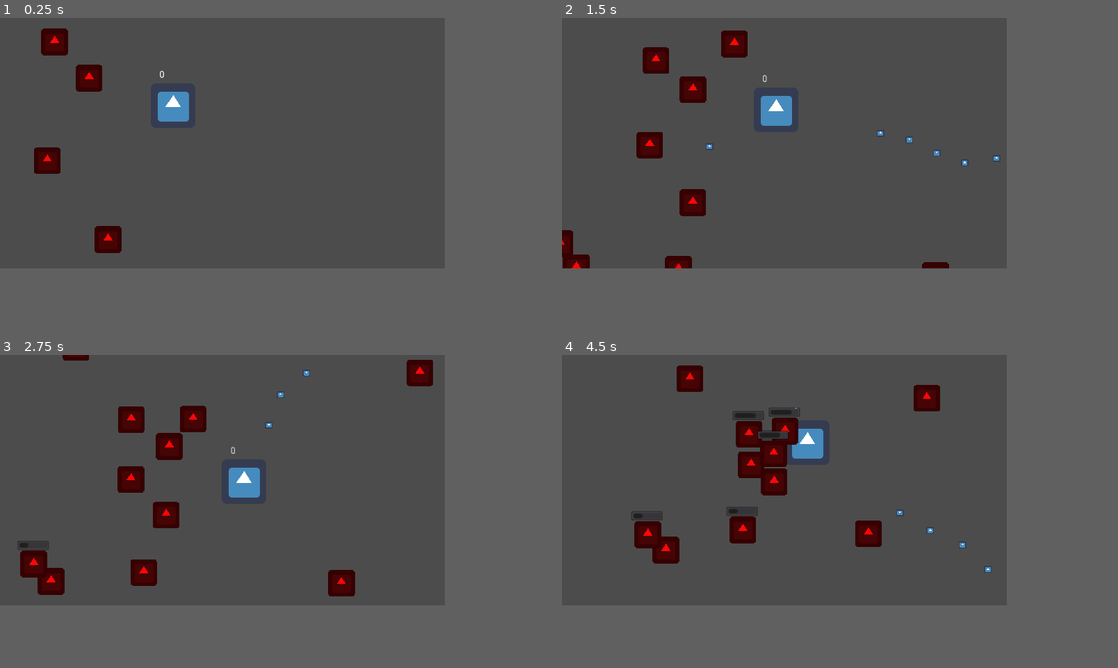
Above: before the commit, frames 1-4 (two rows, left to right).
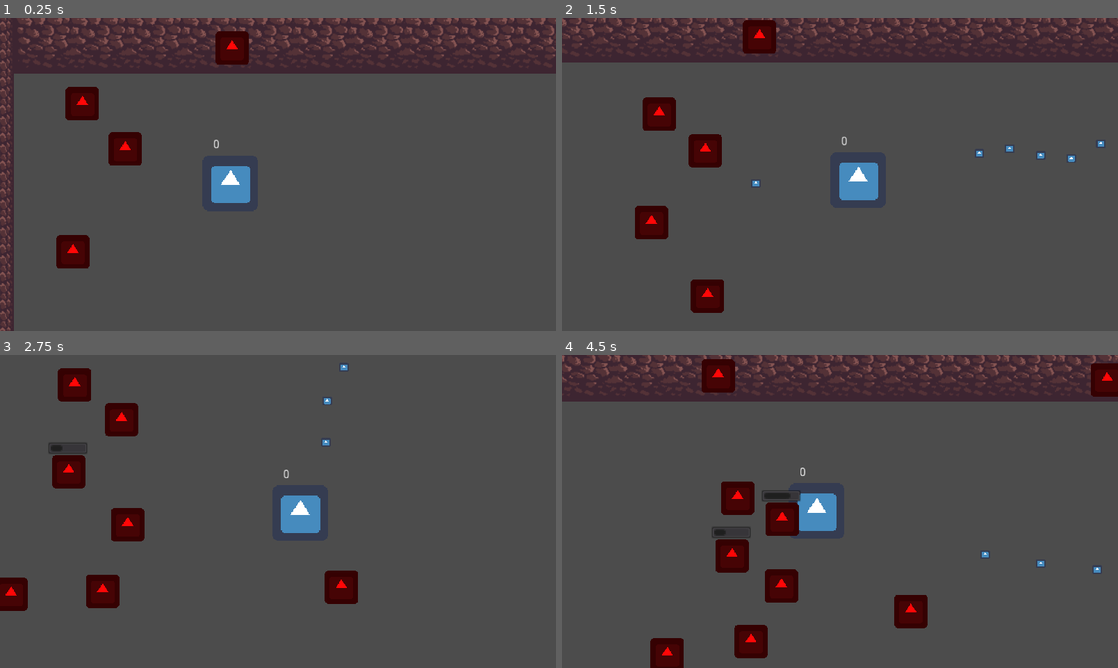
Above: after the commit, the same moments.

Repository: diegoteran/LudumDare52
Game: Godot game, scene res://world/world.tscn
Same seed, same stepped clock (60 frames per second), same inputs: the game is played once before the commit and once after it. Before the commit the project starts from res://world.tscn. The engine's default icon, where the game draws it, is replaced by a stand-in: a white triangle on a blue panel in a dark square.
Inputs (mouse positions are in pixels of both pictures, inside the frame that each line leads up to):
- Up to frame 1 (0.25 s): no input
- Up to frame 2 (1.5 s): move the mouse to (884, 130) at 0.52 s; press the mouse at (884, 130) at 0.53 s; hold D (move_right) 0.53-1.28 s; move the mouse to (695, 155) at 1.27 s; release the mouse at (695, 155) at 1.28 s; hold S (move_down) from 1.28 s (still down); click (695, 155) at 1.35 s
- Up to frame 3 (2.75 s): move the mouse to (266, 423) at 2.02 s; release S (move_down) at 2.03 s; press the mouse at (266, 423) at 2.03 s; hold D (move_right) from 2.03 s (still down)
- Up to frame 4 (4.5 s): move the mouse to (762, 530) at 2.77 s; release D (move_right) at 2.78 s; release the mouse at (762, 530) at 2.78 s; hold W (move_up) 2.78-3.53 s; click (762, 530) at 2.85 s; move the mouse to (917, 517) at 3.52 s; press the mouse at (917, 517) at 3.53 s; hold A (move_left) from 3.53 s (still down); move the mouse to (650, 442) at 4.27 s; release the mouse at (650, 442) at 4.28 s; click (650, 442) at 4.35 s
The window is 640x360 before the commit and 800x450 after it. Grey fills any space a smaller window leaves; there, only what the larger window draws over its background counts as a difference.

The runs differ from the first frame. In frame 1, 23% of the frame differs, in the area x 0-100%, y 0-100%; in frame 2, 20%; in frame 3, 8.8%; in frame 4, 24%.

Commit message:
Add assets and camera

Diff:
--- a/New folder/player/Player.gd
+++ b/New folder/player/Player.gd
@@ -1,9 +1,9 @@
 extends KinematicBody2D
 
-export var ACCELERATION = 400
-export var MAX_SPEED = 75
+export var ACCELERATION = 600
+export var MAX_SPEED = 150
 export var ROLL_SPEED = 130
-export var FRICTION = 1000
+export var FRICTION = 4000
 export var ATTACK_SPEED = 15
 
 enum {
@@ -22,10 +22,14 @@
 # Called when the node enters the scene tree for the first time.
 func _ready():
 	Globals.set_player(self)
+	var remoteTransform = RemoteTransform2D.new()
+	print(get_parent().get_node("Camera2D").get_path())
+	remoteTransform.set_remote_node(get_parent().get_node("Camera2D").get_path())
+	add_child(remoteTransform)
 
 func _physics_process(delta):
 	if Globals.paused:
-		return;
+		return
 	debug.text = str(state)
 
 	match(state):
@@ -42,9 +46,9 @@
 	if Input.is_action_pressed("attack"):
 		var direction = (get_global_mouse_position() - global_position).normalized()
 		if Input.is_action_just_pressed("attack"):
-			$Weapon.shoot(direction);
+			$Weapon.shoot(direction)
 		else:
-			$Weapon.auto_shoot(direction);
+			$Weapon.auto_shoot(direction)
 
 	if Input.is_action_pressed("debug"):
 		Globals.open_upgrade_menu_with_upgrades(0,1)
--- a/New folder/project.godot
+++ b/New folder/project.godot
@@ -11,7 +11,7 @@
 [application]
 
 config/name="Organ Harvest"
-run/main_scene="res://world.tscn"
+run/main_scene="res://world/world.tscn"
 config/icon="res://icon.png"
 
 [autoload]
@@ -24,6 +24,8 @@
 
 window/size/width=640
 window/size/height=360
+window/size/test_width=1280
+window/size/test_height=720
 window/stretch/mode="2d"
 window/stretch/aspect="keep"
 
--- /dev/null
+++ b/New folder/world/world.gd
@@ -0,0 +1,7 @@
+extends Node2D
+
+onready var camera = $Camera2D
+
+# Called when the node enters the scene tree for the first time.
+func _ready():
+	pass
--- /dev/null
+++ b/New folder/world/world.tscn
@@ -0,0 +1,150 @@
+[gd_scene load_steps=14 format=2]
+
+[ext_resource path="res://world/world.gd" type="Script" id=1]
+[ext_resource path="res://assets/art/Art/tiles/Wall_corner_R(1).png" type="Texture" id=2]
+[ext_resource path="res://assets/art/Art/tiles/Wall_corner_L.png" type="Texture" id=3]
+[ext_resource path="res://assets/art/Art/tiles/Wall_side_R.png" type="Texture" id=4]
+[ext_resource path="res://assets/art/Art/tiles/Wall_top.png" type="Texture" id=5]
+[ext_resource path="res://assets/art/Art/tiles/Wall_side_L.png" type="Texture" id=6]
+[ext_resource path="res://player/Player.tscn" type="PackedScene" id=7]
+
+[sub_resource type="ConvexPolygonShape2D" id=1]
+points = PoolVector2Array( 64, 64, 0, 64, 0, 0, 64, 0 )
+
+[sub_resource type="ConvexPolygonShape2D" id=3]
+points = PoolVector2Array( 64, 64, 0, 64, 0, 0, 64, 0 )
+
+[sub_resource type="ConvexPolygonShape2D" id=5]
+points = PoolVector2Array( 64, 64, 0, 64, 0, 0, 64, 0 )
+
+[sub_resource type="ConvexPolygonShape2D" id=6]
+points = PoolVector2Array( 64, 64, 0, 64, 0, 0, 64, 0 )
+
+[sub_resource type="ConvexPolygonShape2D" id=7]
+points = PoolVector2Array( 64, 64, 0, 64, 0, 0, 64, 0 )
+
+[sub_resource type="TileSet" id=2]
+0/name = "Wall_corner_L.png 0"
+0/texture = ExtResource( 3 )
+0/tex_offset = Vector2( 0, 0 )
+0/modulate = Color( 1, 1, 1, 1 )
+0/region = Rect2( 0, 0, 64, 64 )
+0/tile_mode = 0
+0/occluder_offset = Vector2( 0, 0 )
+0/navigation_offset = Vector2( 0, 0 )
+0/shape_offset = Vector2( 0, 0 )
+0/shape_transform = Transform2D( 1, 0, 0, 1, 0, 0 )
+0/shape = SubResource( 1 )
+0/shape_one_way = false
+0/shape_one_way_margin = 1.0
+0/shapes = [ {
+"autotile_coord": Vector2( 0, 0 ),
+"one_way": false,
+"one_way_margin": 1.0,
+"shape": SubResource( 1 ),
+"shape_transform": Transform2D( 1, 0, 0, 1, 0, 0 )
+} ]
+0/z_index = 0
+1/name = "Wall_corner_R(1).png 1"
+1/texture = ExtResource( 2 )
+1/tex_offset = Vector2( 0, 0 )
+1/modulate = Color( 1, 1, 1, 1 )
+1/region = Rect2( 0, 0, 64, 64 )
+1/tile_mode = 0
+1/occluder_offset = Vector2( 0, 0 )
+1/navigation_offset = Vector2( 0, 0 )
+1/shape_offset = Vector2( 0, 0 )
+1/shape_transform = Transform2D( 1, 0, 0, 1, 0, 0 )
+1/shape = SubResource( 3 )
+1/shape_one_way = false
+1/shape_one_way_margin = 1.0
+1/shapes = [ {
+"autotile_coord": Vector2( 0, 0 ),
+"one_way": false,
+"one_way_margin": 1.0,
+"shape": SubResource( 3 ),
+"shape_transform": Transform2D( 1, 0, 0, 1, 0, 0 )
+} ]
+1/z_index = 0
+3/name = "Wall_side_L.png 3"
+3/texture = ExtResource( 6 )
+3/tex_offset = Vector2( 0, 0 )
+3/modulate = Color( 1, 1, 1, 1 )
+3/region = Rect2( 0, 0, 64, 64 )
+3/tile_mode = 0
+3/occluder_offset = Vector2( 0, 0 )
+3/navigation_offset = Vector2( 0, 0 )
+3/shape_offset = Vector2( 0, 0 )
+3/shape_transform = Transform2D( 1, 0, 0, 1, 0, 0 )
+3/shape = SubResource( 5 )
+3/shape_one_way = false
+3/shape_one_way_margin = 1.0
+3/shapes = [ {
+"autotile_coord": Vector2( 0, 0 ),
+"one_way": false,
+"one_way_margin": 1.0,
+"shape": SubResource( 5 ),
+"shape_transform": Transform2D( 1, 0, 0, 1, 0, 0 )
+} ]
+3/z_index = 0
+4/name = "Wall_side_R.png 4"
+4/texture = ExtResource( 4 )
+4/tex_offset = Vector2( 0, 0 )
+4/modulate = Color( 1, 1, 1, 1 )
+4/region = Rect2( 0, 0, 64, 64 )
+4/tile_mode = 0
+4/occluder_offset = Vector2( 0, 0 )
+4/navigation_offset = Vector2( 0, 0 )
+4/shape_offset = Vector2( 0, 0 )
+4/shape_transform = Transform2D( 1, 0, 0, 1, 0, 0 )
+4/shape = SubResource( 6 )
+4/shape_one_way = false
+4/shape_one_way_margin = 1.0
+4/shapes = [ {
+"autotile_coord": Vector2( 0, 0 ),
+"one_way": false,
+"one_way_margin": 1.0,
+"shape": SubResource( 6 ),
+"shape_transform": Transform2D( 1, 0, 0, 1, 0, 0 )
+} ]
+4/z_index = 0
+5/name = "Wall_top.png 5"
+5/texture = ExtResource( 5 )
+5/tex_offset = Vector2( 0, 0 )
+5/modulate = Color( 1, 1, 1, 1 )
+5/region = Rect2( 0, 0, 64, 64 )
+5/tile_mode = 0
+5/occluder_offset = Vector2( 0, 0 )
+5/navigation_offset = Vector2( 0, 0 )
+5/shape_offset = Vector2( 0, 0 )
+5/shape_transform = Transform2D( 1, 0, 0, 1, 0, 0 )
+5/shape = SubResource( 7 )
+5/shape_one_way = false
+5/shape_one_way_margin = 1.0
+5/shapes = [ {
+"autotile_coord": Vector2( 0, 0 ),
+"one_way": false,
+"one_way_margin": 1.0,
+"shape": SubResource( 7 ),
+"shape_transform": Transform2D( 1, 0, 0, 1, 0, 0 )
+} ]
+5/z_index = 0
+
+[node name="world" type="Node2D"]
+script = ExtResource( 1 )
+
+[node name="Player" parent="." instance=ExtResource( 7 )]
+position = Vector2( 249, 126 )
+
+[node name="TileMap" type="TileMap" parent="."]
+tile_set = SubResource( 2 )
+format = 1
+tile_data = PoolIntArray( -1, 3, 0, -65536, 0, 0, -65535, 5, 0, -65534, 5, 0, -65533, 5, 0, -65532, 5, 0, -65531, 5, 0, -65530, 5, 0, -65529, 5, 0, -65528, 5, 0, -65527, 5, 0, -65526, 5, 0, -65525, 5, 0, -65524, 5, 0, -65523, 5, 0, -65522, 5, 0, -65521, 5, 0, -65520, 5, 0, -65519, 5, 0, -65518, 5, 0, -65517, 1, 0, -65516, 4, 0, 65535, 3, 0, 20, 4, 0, 131071, 3, 0, 65556, 4, 0, 196607, 3, 0, 131092, 4, 0, 262143, 3, 0, 196628, 4, 0, 327679, 3, 0, 262164, 4, 0, 393215, 3, 0, 327700, 4, 0, 458751, 3, 0, 393236, 4, 0, 524287, 3, 0, 458772, 4, 0, 589823, 3, 0, 524308, 4, 0, 655359, 3, 0, 589844, 4, 0 )
+
+[node name="Camera2D" type="Camera2D" parent="."]
+current = true
+limit_left = -16
+limit_top = -64
+limit_right = 1296
+limit_bottom = 600
+smoothing_enabled = true
Binary file added: New folder/assets/art/Art/character/Character.png
Not shown, added: New folder/assets/art/Art/character/Character.png.import
Binary file added: New folder/assets/art/Art/enemies/Slime.png
Not shown, added: New folder/assets/art/Art/enemies/Slime.png.import
Binary file added: New folder/assets/art/Art/projectiles/Scalpel_Swipe.png
Not shown, added: New folder/assets/art/Art/projectiles/Scalpel_Swipe.png.import
Binary file added: New folder/assets/art/Art/tiles/Wall_corner_L.png
Not shown, added: New folder/assets/art/Art/tiles/Wall_corner_L.png.import
Binary file added: New folder/assets/art/Art/tiles/Wall_corner_R(1).png
Not shown, added: New folder/assets/art/Art/tiles/Wall_corner_R(1).png.import
Binary file added: New folder/assets/art/Art/tiles/Wall_corner_R.png
Not shown, added: New folder/assets/art/Art/tiles/Wall_corner_R.png.import
(and 6 more such lines)
